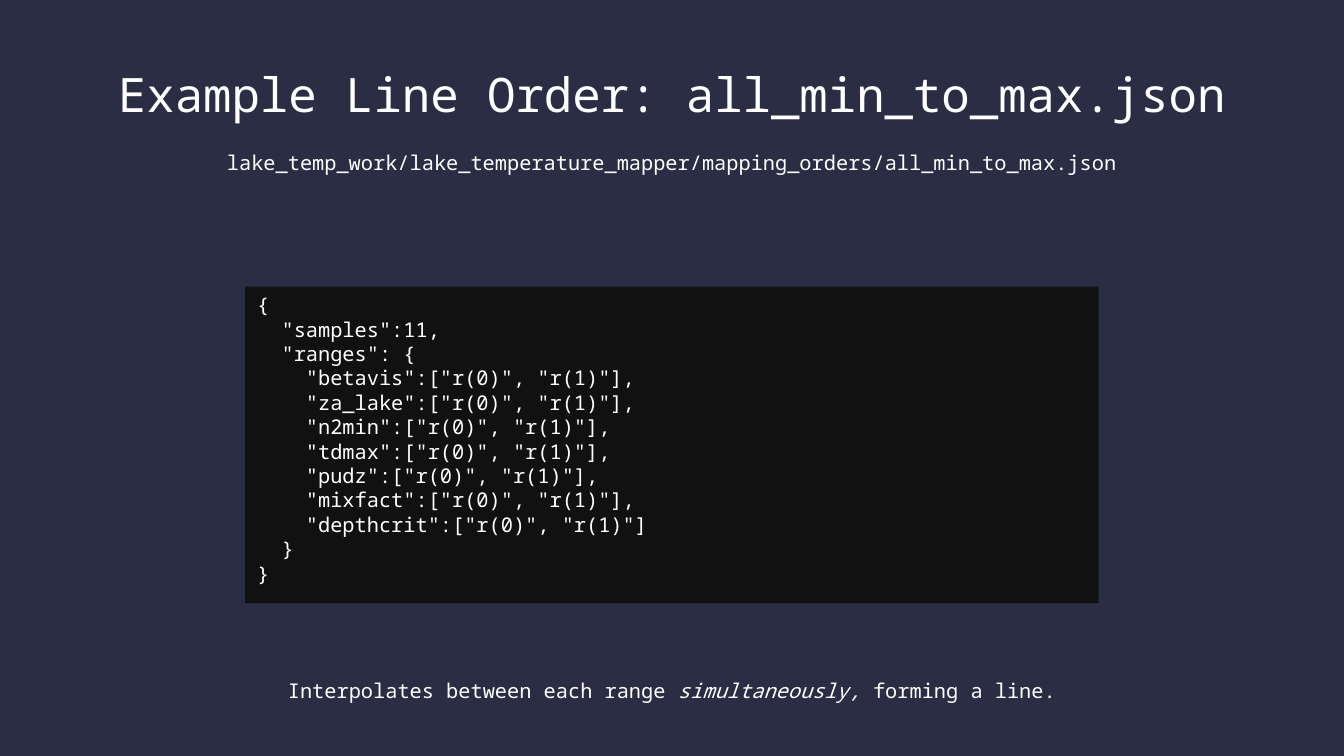
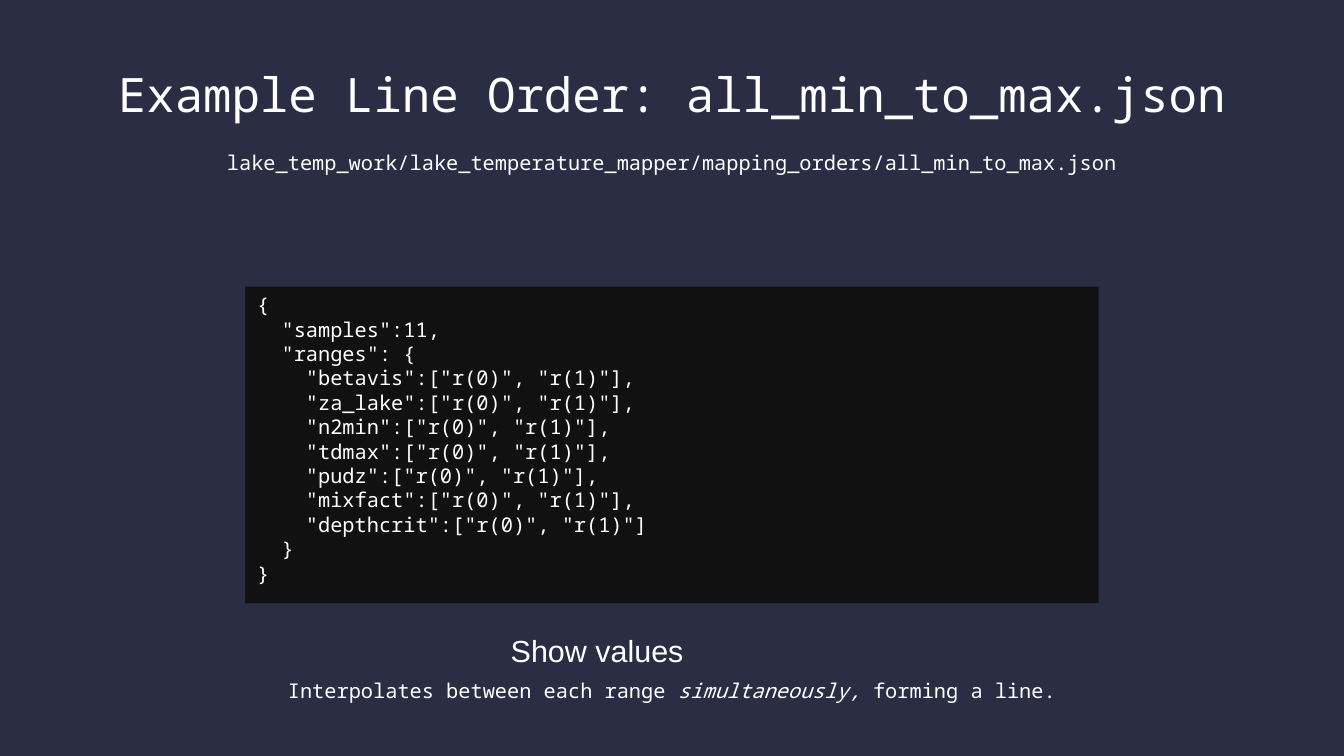
Before and after one commit to SamAllen06/lake_temp_work, a slide deck: slide 22 of documentation/lake_temperature.odp (slide 23 before the commit). Drawn at 1344x756 pixels with LibreOffice and Linux fonts; fonts in the diff are those of the drawing. Boxes give left, top, right and bottom in pixels: in the first picture for what was removed or moved away, otherwise in the second. Text is boxed around its words. In the diff, an @@ line names an element or a change of style, - is before the commit and + after.

```diff
--- a/documentation/lake_temperature.odp
+++ b/documentation/lake_temperature.odp
@@ text added at (x1=511, y1=640, x2=683, y2=663), 18 pt, text #FFFFFF @@
+Show values
```
Also in this commit, not shown: 14 other slides changed, 1 slide added, 1 slide removed, 4 other files.
